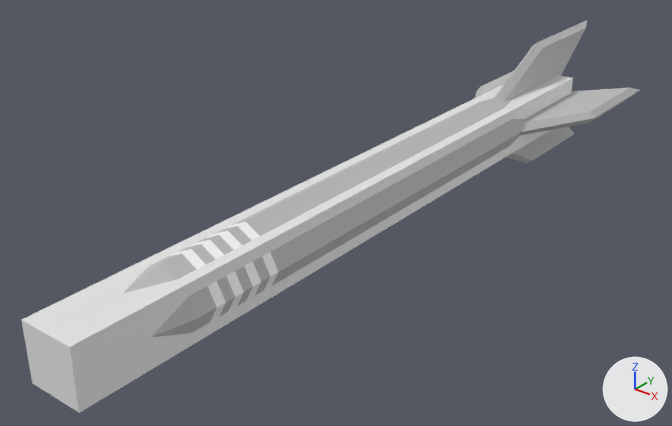
Before and after pictures for a commit that changed the FBX model Flyplane/Flyplane/assets/Weapons/Missiles/Fishrod/fishrod.fbx.
Rendered twice from a camera (50 mm lens) standing at (2.09, -2.85, 1.61) and looking at (-0.17, -0.03, -0.14). The lights are fixed; the arrows at lower right show +X, +Y and +Z. Where no turn or scale is listed for an object, it has been applied to the vertices.

Objects in the first picture: 'BB_BODY', 'Missile'.
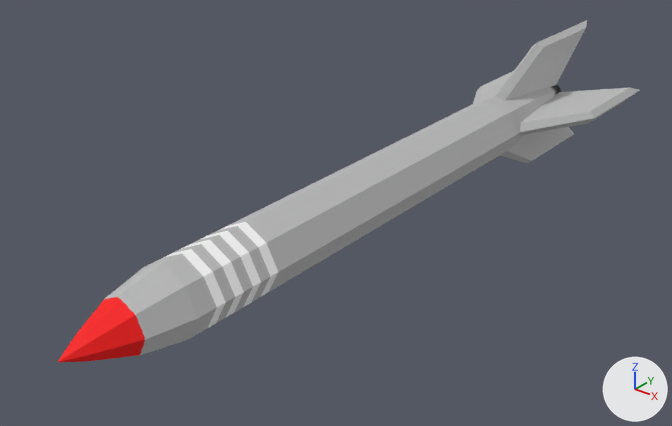
Commit message: Removed spook (BB bug)

The edits, one by one:
Object 'BB_BODY' (ob_bb_body) is deleted.

Where the change shows, as pixel boxes (x1, y1, x2, y2) in the pictures (672 x 426 px):
'BB_BODY', deleted
    before: (21, 75, 573, 413)
